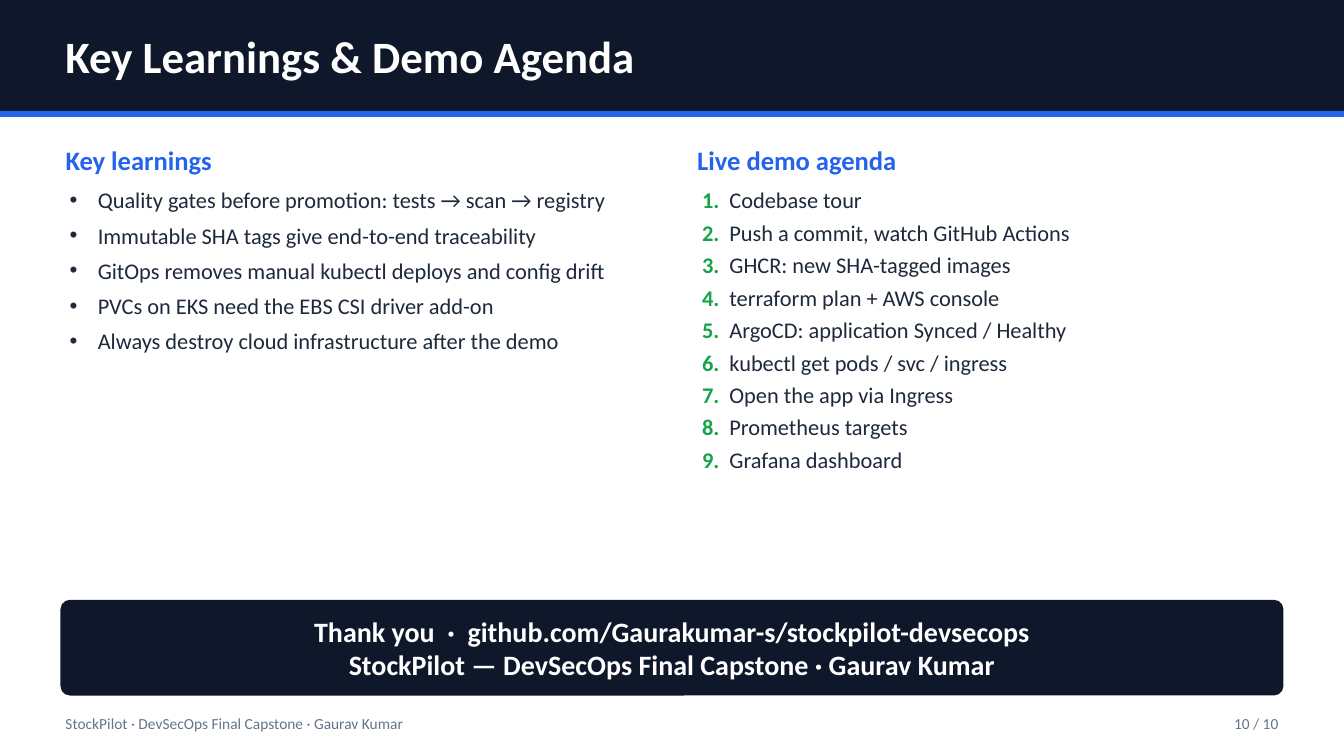
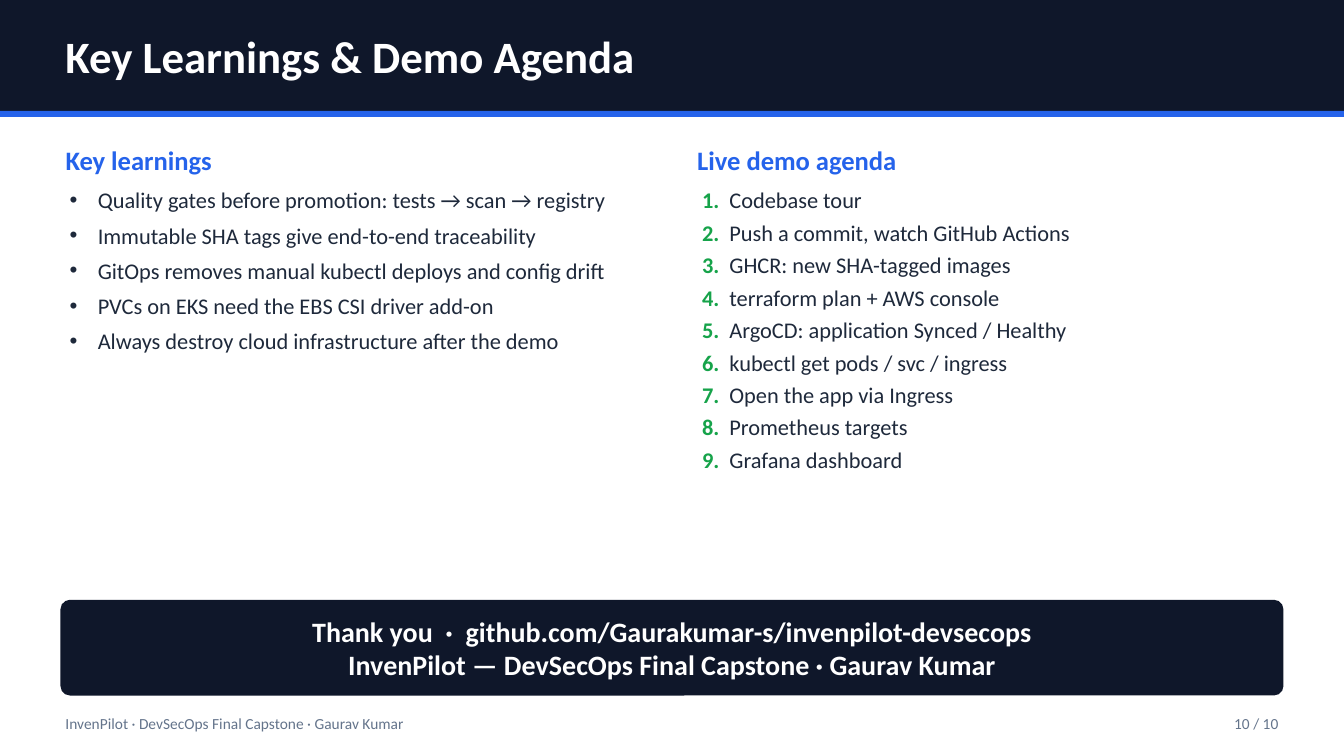
Before and after one commit to Gaurakumar-s/invenpilot-devsecops, a slide deck: slide 10 of demo/slides.pptx. Drawn at 1344x756 pixels with LibreOffice and Linux fonts; fonts in the diff are those of the drawing. Boxes give left, top, right and bottom in pixels: in the first picture for what was removed or moved away, otherwise in the second. Text is boxed around its words. In the diff, an @@ line names an element or a change of style, - is before the commit and + after.

Commit message:
docs: regenerate slides and local screenshots under the InvenPilot name

```diff
--- a/demo/slides.pptx
+++ b/demo/slides.pptx
@@ text at [312, 622, 1032, 680]: text changed @@
-Thank you · github.com/Gaurakumar-s/stockpilot-devsecops
-StockPilot — DevSecOps Final Capstone · Gaurav Kumar
+Thank you · github.com/Gaurakumar-s/invenpilot-devsecops
+InvenPilot — DevSecOps Final Capstone · Gaurav Kumar
@@ text at [65, 718, 403, 732]: text changed @@
-StockPilot · DevSecOps Final Capstone · Gaurav Kumar
+InvenPilot · DevSecOps Final Capstone · Gaurav Kumar
```
Also in this commit, not shown: 9 other slides changed, 7 other files.
